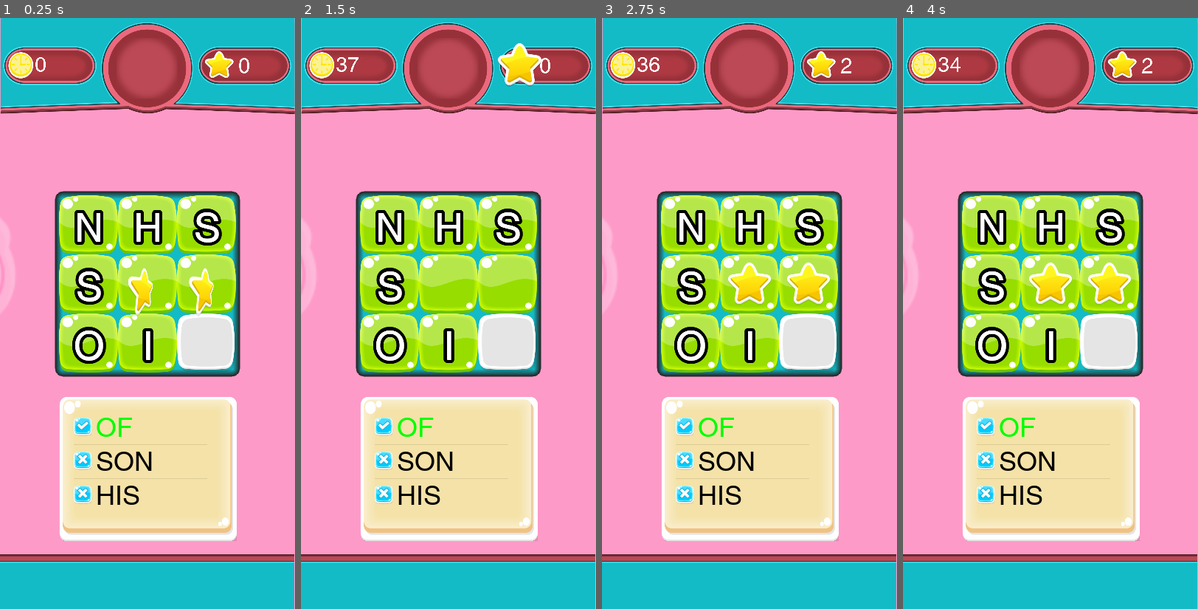
Above: before the commit, frames 1-4 (left to right).
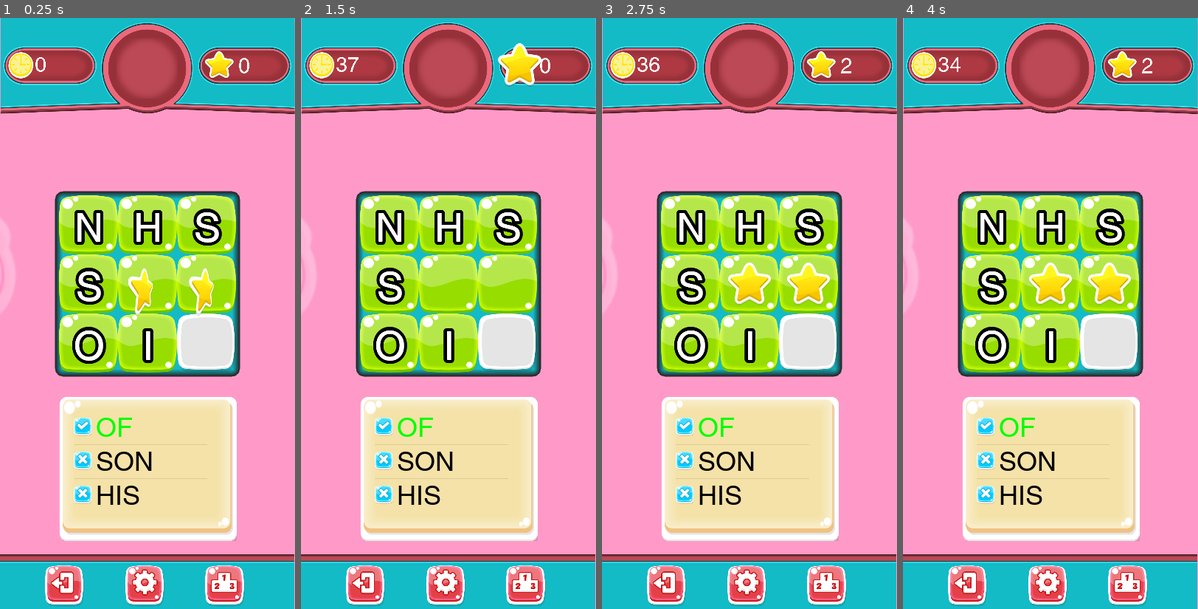
Above: after the commit, the same moments.

Repository: ahmetilgin/WordFinding
Game: Godot game, scene res://game.tscn
Two runs of this game, one before a commit and one after it. Both use one fixed random seed, a clock stepped at 60 frames per second and the inputs below. This scene is started directly instead of the project's main scene.
Inputs:
- Up to frame 1 (0.25 s): no input
- Up to frame 2 (1.5 s): no input
- Up to frame 3 (2.75 s): no input
- Up to frame 4 (4 s): tap Enter at 3.5 s

The runs differ from the first frame. In frame 1, 2.5% of the frame differs, in the area x 15-83%, y 92-100%; in frame 2, 2.5%; in frame 3, 2.5%; in frame 4, 2.5%.

Commit message:
muzik ses açma kapatma vs

Diff:
--- a/Block.gd
+++ b/Block.gd
@@ -41,7 +41,8 @@
 		if !Globals.is_all_moving:
 			if look_around_result != Globals.rotations.none:
 				_go_given_rotation(look_around_result)
-				get_parent().get_node("MoveSound").play()
+				if(Globals.is_play_sfx):
+					get_parent().get_node("MoveSound").play()
 				emit_signal("block_move")
 			else:
 				emit_signal("all_block_move",global_position)
--- a/Interface.gd
+++ b/Interface.gd
@@ -12,7 +12,7 @@
 	var oran = OS.window_size / size
 	scale.x = oran.x
 	scale.y = oran.x
-	set_global_position(Vector2(OS.window_size.x / 2  - size.x / 4 ,OS.window_size.y - size.y / 10))
+	set_global_position(Vector2(OS.window_size.x / 4  - size.x / 15 ,OS.window_size.y - size.y / 10.5))
 	pass # Replace with function body.
 
 
--- /dev/null
+++ b/Interface.tscn
@@ -0,0 +1,30 @@
+[gd_scene load_steps=8 format=2]
+
+[ext_resource path="res://assets/buttons/g7169-9.png" type="Texture" id=1]
+[ext_resource path="res://assets/buttons/g8661-6.png" type="Texture" id=2]
+[ext_resource path="res://assets/buttons/g6513-4.png" type="Texture" id=3]
+[ext_resource path="res://assets/buttons/g7649-6.png" type="Texture" id=4]
+[ext_resource path="res://assets/buttons/g6157-1.png" type="Texture" id=5]
+[ext_resource path="res://Interface.gd" type="Script" id=6]
+[ext_resource path="res://assets/buttons/g8005-0.png" type="Texture" id=7]
+
+[node name="Interface" type="Node2D"]
+position = Vector2( 6.72717, 521.356 )
+script = ExtResource( 6 )
+
+[node name="ExitButton" type="TouchScreenButton" parent="."]
+scale = Vector2( 0.4, 0.4 )
+normal = ExtResource( 4 )
+pressed = ExtResource( 5 )
+
+[node name="SettingButton" type="TouchScreenButton" parent="."]
+position = Vector2( 160, 0 )
+scale = Vector2( 0.4, 0.4 )
+normal = ExtResource( 7 )
+pressed = ExtResource( 3 )
+
+[node name="LeaderBoardButton" type="TouchScreenButton" parent="."]
+position = Vector2( 320, 0 )
+scale = Vector2( 0.4, 0.4 )
+normal = ExtResource( 2 )
+pressed = ExtResource( 1 )
--- a/LevelFinish.gd
+++ b/LevelFinish.gd
@@ -90,3 +90,11 @@
 	}
 	save_game.store_line(to_json(money_json))
 	save_game.close()
+
+
+
+
+
+func _on_MainMenu_pressed():
+	get_tree().change_scene("res://MainMenu.tscn")
+	pass # Replace with function body.
--- a/LevelFinish.tscn
+++ b/LevelFinish.tscn
@@ -139,5 +139,6 @@
 [node name="MoneyCount" type="Timer" parent="."]
 wait_time = 0.02
 [connection signal="pressed" from="LevelFinish/LevelSelect" to="." method="_on_LevelSelect_pressed"]
+[connection signal="pressed" from="LevelFinish/MainMenu" to="." method="_on_MainMenu_pressed"]
 [connection signal="pressed" from="LevelFinish/Restart" to="." method="_on_Restart_pressed"]
 [connection signal="timeout" from="MoneyCount" to="." method="_on_MoneyCount_timeout"]
--- a/MainMenu.gd
+++ b/MainMenu.gd
@@ -20,9 +20,17 @@
 	$bottomgui.rect_scale.y = bottomgui_oran.x
 	$bottomgui.set_global_position(Vector2(0,OS.window_size.y - (bottomgui_size.y * bottomgui_oran.x)))
 	$topgui.set_global_position(Vector2(0,0))
+	on_pressed_music()
+	$OptionCanvas/OptionMenu/TextureRect/Audio/Music.connect("pressed",self,"on_pressed_music")
+
 	pass # Replace with function body.
 
-
+func on_pressed_music():
+	if(Globals.is_play_music):
+		$GameMenuSound._set_playing(true)
+	else:
+		$GameMenuSound._set_playing(false)
+	pass
 
 #func _process(delta):
 #	_ready()
--- a/MainMenu.tscn
+++ b/MainMenu.tscn
@@ -15,7 +15,7 @@
 [ext_resource path="res://assets/buttons/g6513-4.png" type="Texture" id=13]
 [ext_resource path="res://assets/star/star1.png" type="Texture" id=14]
 [ext_resource path="res://OptionMenu.tscn" type="PackedScene" id=15]
-[ext_resource path="res://OptionMenu.gd" type="Script" id=16]
+[ext_resource path="res://assets/FreeSounds/Music_main_one.ogg" type="AudioStream" id=16]
 
 [sub_resource type="DynamicFont" id=1]
 size = 128
@@ -39,12 +39,8 @@
 [node name="OptionCanvas" type="CanvasLayer" parent="."]
 layer = 3
 
-[node name="OptionMenu" type="Control" parent="OptionCanvas" instance=ExtResource( 15 )]
-pause_mode = 2
+[node name="OptionMenu" parent="OptionCanvas" instance=ExtResource( 15 )]
 visible = false
-margin_right = 40.0
-margin_bottom = 40.0
-script = ExtResource( 16 )
 
 [node name="Node" parent="." instance=ExtResource( 2 )]
 
@@ -114,5 +110,10 @@
 scale = Vector2( 0.4, 0.4 )
 normal = ExtResource( 9 )
 pressed = ExtResource( 10 )
+
+[node name="GameMenuSound" type="AudioStreamPlayer2D" parent="."]
+position = Vector2( 216.13, 355.98 )
+stream = ExtResource( 16 )
+autoplay = true
 [connection signal="pressed" from="Interface/ExitButton" to="." method="_on_ExitButton_pressed"]
 [connection signal="pressed" from="Interface/SettingButton" to="." method="_on_SettingButton_pressed"]
--- a/OptionMenu.gd
+++ b/OptionMenu.gd
@@ -13,10 +13,17 @@
 	$TextureRect.rect_scale.x = textureoption_oran.x
 	$TextureRect.rect_scale.y = textureoption_oran.x
 	$TextureRect.set_global_position(Vector2(0,(OS.window_size.y / 2) - (textureoption_size.y / 4)))
-
-
+	if(Globals.is_play_sfx):
+		$TextureRect/Audio/SFX.set_pressed(false)
+	else:
+		$TextureRect/Audio/SFX.set_pressed(true)
+	if(Globals.is_play_music):
+		$TextureRect/Audio/Music.set_pressed(false)
+	else:
+		$TextureRect/Audio/Music.set_pressed(true)
 # Called every frame. 'delta' is the elapsed time since the previous frame.
-#func _process(delta):
+func _process(delta):
+	print(Globals.is_play_music)
 #	pass
 
 
@@ -24,3 +31,19 @@
 	get_tree().paused = not get_tree().paused
 	$".".visible = false
 	pass # Replace with function body.
+
+
+func _on_Music_toggled(button_pressed):
+	if(button_pressed):
+		Globals.is_play_music = false
+	else:
+		Globals.is_play_music = true
+	pass # Replace with function body.
+
+
+func _on_SFX_toggled(button_pressed):
+	if(button_pressed):
+		Globals.is_play_sfx = false
+	else:
+		Globals.is_play_sfx = true
+	pass # Replace with function body.
--- a/OptionMenu.tscn
+++ b/OptionMenu.tscn
@@ -18,6 +18,9 @@
 margin_right = 40.0
 margin_bottom = 40.0
 script = ExtResource( 9 )
+__meta__ = {
+"_edit_use_anchors_": false
+}
 
 [node name="TextureRect" type="TextureRect" parent="."]
 margin_left = 1.68179
@@ -49,6 +52,7 @@
 }
 
 [node name="Music" type="TextureButton" parent="TextureRect/Audio"]
+pause_mode = 2
 anchor_right = 1.0
 margin_left = 270.0
 margin_top = 400.0
@@ -80,4 +84,6 @@
 rect_scale = Vector2( 0.75, 0.75 )
 custom_fonts/font = SubResource( 1 )
 text = "Options"
+[connection signal="toggled" from="TextureRect/Audio/SFX" to="." method="_on_SFX_toggled"]
+[connection signal="toggled" from="TextureRect/Audio/Music" to="." method="_on_Music_toggled"]
 [connection signal="pressed" from="TextureRect/Audio/Exit" to="." method="_on_Exit_pressed"]
--- a/game.gd
+++ b/game.gd
@@ -97,8 +97,17 @@
 	$ButtonTexture.set_global_position(Vector2(0,$Camera2D.get_global_position().y + OS.window_size.y - (button_texture_size.y * button_texture_orani.x)))
 	$ButtonTexture.scale.x = button_texture_orani.x
 	$ButtonTexture.scale.y = button_texture_orani.x
-
-
+	on_pressed_music()
+	$OptionCanvas/OptionMenu/TextureRect/Audio/Music.connect("pressed",self,"on_pressed_music")
+
+	pass # Replace with function body.
+
+func on_pressed_music():
+	if(Globals.is_play_music):
+		$GamePlaySound._set_playing(true)
+	else:
+		$GamePlaySound._set_playing(false)
+	pass
 #	$ButtonTexture.scale *= screen_size_calibration.x
 
 	#$ScoreTexture.set_scale($ScoreTexture.get_scale() * (normal_window_size.x / normal_window_size.y) * (Globals.divition_ratio))
@@ -231,7 +240,8 @@
 				if (result < 0):
 					result = col_word.find(reverse_word)
 				if (result > -1):
-					$FoundWordSound.play()
+					if(Globals.is_play_sfx):
+						$FoundWordSound.play()
 					for complete_word in range(1, len(word) + 1):
 						correcting_word(col_count,result + complete_word)
 						set_checked_word(word)
@@ -249,7 +259,8 @@
 				if (result < 0):
 					result = row_word.find(reverse_word)
 				if (result > -1):
-					$FoundWordSound.play()
+					if(Globals.is_play_sfx):
+						$FoundWordSound.play()
 					for complete_word in range(1, len(word) + 1):
 						correcting_word(result + complete_word,row_count)
 						set_checked_word(word)
@@ -346,8 +357,8 @@
 				for shift in range(current_empty_position.x + 1,current_clicked_block.x + 1):
 					pos_with_block[Vector2(shift,current_clicked_block.y)].get_node("block_button")._go_given_rotation(Globals.rotations.left)
 					yield(get_tree().create_timer(0.01), "timeout")
-
-		$AllMoveSound.play()
+		if(Globals.is_play_sfx):
+			$AllMoveSound.play()
 		check_available_found_word()
 		Globals.is_all_moving = false
 		update_pos_with_block()
@@ -364,7 +375,8 @@
 #	pass
 func level_finished():
 	$GamePlaySound.stop()
-	$GameFinishSound.play()
+	if(Globals.is_play_sfx):
+		$GameFinishSound.play()
 	$Control/LevelFinish.popup()
 	$Control/ColorRect.set_visible(true)
 	$Control.sum_point(score,time)
@@ -387,3 +399,14 @@
 #		$Control.set_total_star(score)
 #		Globals.game_finish = true
 	pass # Replace with function body.
+
+
+func _on_ExitButton_pressed():
+	get_tree().quit()
+	pass # Replace with function body.
+
+
+func _on_SettingButton_pressed():
+	get_tree().paused = not get_tree().paused
+	$OptionCanvas/OptionMenu.visible = true
+	pass # Replace with function body.
--- a/game.tscn
+++ b/game.tscn
@@ -7,10 +7,18 @@
 [ext_resource path="res://assets/topgui.png" type="Texture" id=5]
 [ext_resource path="res://assets/FreeSounds/DM-CGS-45.wav" type="AudioStream" id=6]
 [ext_resource path="res://assets/FreeSounds/DM-CGS-22.wav" type="AudioStream" id=7]
-[ext_resource path="res://assets/FreeSounds/bensound-littleidea.ogg" type="AudioStream" id=8]
+[ext_resource path="res://assets/FreeSounds/Hero_little.ogg" type="AudioStream" id=8]
 [ext_resource path="res://assets/FreeSounds/success-notification_C_major.wav" type="AudioStream" id=9]
 [ext_resource path="res://LevelFinish.tscn" type="PackedScene" id=10]
 [ext_resource path="res://assets/freegui/png/Window.png" type="Texture" id=11]
+[ext_resource path="res://assets/buttons/g7169-9.png" type="Texture" id=12]
+[ext_resource path="res://OptionMenu.tscn" type="PackedScene" id=13]
+[ext_resource path="res://assets/buttons/g8661-6.png" type="Texture" id=14]
+[ext_resource path="res://assets/buttons/g6513-4.png" type="Texture" id=15]
+[ext_resource path="res://assets/buttons/g7649-6.png" type="Texture" id=16]
+[ext_resource path="res://assets/buttons/g6157-1.png" type="Texture" id=17]
+[ext_resource path="res://Interface.gd" type="Script" id=18]
+[ext_resource path="res://assets/buttons/g8005-0.png" type="Texture" id=19]
 
 [sub_resource type="StyleBoxTexture" id=1]
 content_margin_left = 20.0
@@ -43,17 +51,13 @@
 size = 100
 font_data = ExtResource( 3 )
 
-[sub_resource type="Environment" id=5]
-background_mode = 4
-ambient_light_color = Color( 0.356863, 0.160784, 0.160784, 1 )
-fog_enabled = true
-ss_reflections_enabled = true
-dof_blur_far_distance = 0.01
-glow_enabled = true
-adjustment_enabled = true
-
 [node name="Game" type="Node2D"]
 script = ExtResource( 1 )
+
+[node name="OptionCanvas" type="CanvasLayer" parent="."]
+
+[node name="OptionMenu" parent="OptionCanvas" instance=ExtResource( 13 )]
+visible = false
 
 [node name="tile" type="Sprite" parent="."]
 position = Vector2( 405.011, 304.106 )
@@ -144,10 +148,34 @@
 volume_db = -3.041
 autoplay = true
 
-[node name="WorldEnvironment" type="WorldEnvironment" parent="."]
-environment = SubResource( 5 )
+[node name="Control" parent="." instance=ExtResource( 10 )]
 
-[node name="Control" parent="." instance=ExtResource( 10 )]
+[node name="LevelFinish" parent="Control" index="1"]
+visible = false
+
+[node name="Interface" type="Node2D" parent="Control"]
+position = Vector2( 6.72717, 521.356 )
+z_index = 12
+script = ExtResource( 18 )
+
+[node name="ExitButton" type="TouchScreenButton" parent="Control/Interface"]
+scale = Vector2( 0.4, 0.4 )
+normal = ExtResource( 16 )
+pressed = ExtResource( 17 )
+
+[node name="SettingButton" type="TouchScreenButton" parent="Control/Interface"]
+position = Vector2( 160, 0 )
+scale = Vector2( 0.4, 0.4 )
+normal = ExtResource( 19 )
+pressed = ExtResource( 15 )
+
+[node name="LeaderBoardButton" type="TouchScreenButton" parent="Control/Interface"]
+position = Vector2( 320, 0 )
+scale = Vector2( 0.4, 0.4 )
+normal = ExtResource( 14 )
+pressed = ExtResource( 12 )
 [connection signal="timeout" from="ScoreTexture/CountTimer" to="." method="_on_CountTimer_timeout"]
+[connection signal="pressed" from="Control/Interface/ExitButton" to="." method="_on_ExitButton_pressed"]
+[connection signal="pressed" from="Control/Interface/SettingButton" to="." method="_on_SettingButton_pressed"]
 
 [editable path="Control"]
--- a/globals.gd
+++ b/globals.gd
@@ -5,6 +5,8 @@
 var divition_ratio = 1.0
 var is_all_moving = false
 var game_finish = false
+var is_play_music = true
+var is_play_sfx = true
 enum rotations{
 	up,
 	down,
Not shown: 6 places in LevelFinish.tscn that only renumber resources
Not shown: 1 places in game.tscn that only renumber resources
Not shown, added: assets/FreeSounds/Hero_little.ogg
Not shown, added: assets/FreeSounds/Music_main_one.ogg
Not shown, added: assets/FreeSounds/Music_main_two.ogg
Not shown, added: assets/sfx/Hero_little.mp3
Not shown, added: assets/sfx/Music_main_one.mp3
Not shown, added: assets/sfx/Music_main_two.mp3
Not shown, changed: assets/sfx/audio_hero_Little-Tike_SIPML_Q-0157.mp3
Not shown, removed: assets/sfx/music_zapsplat_butterfly_101.mp3
Not shown, removed: assets/sfx/music_zapsplat_daft_cat_117.mp3
